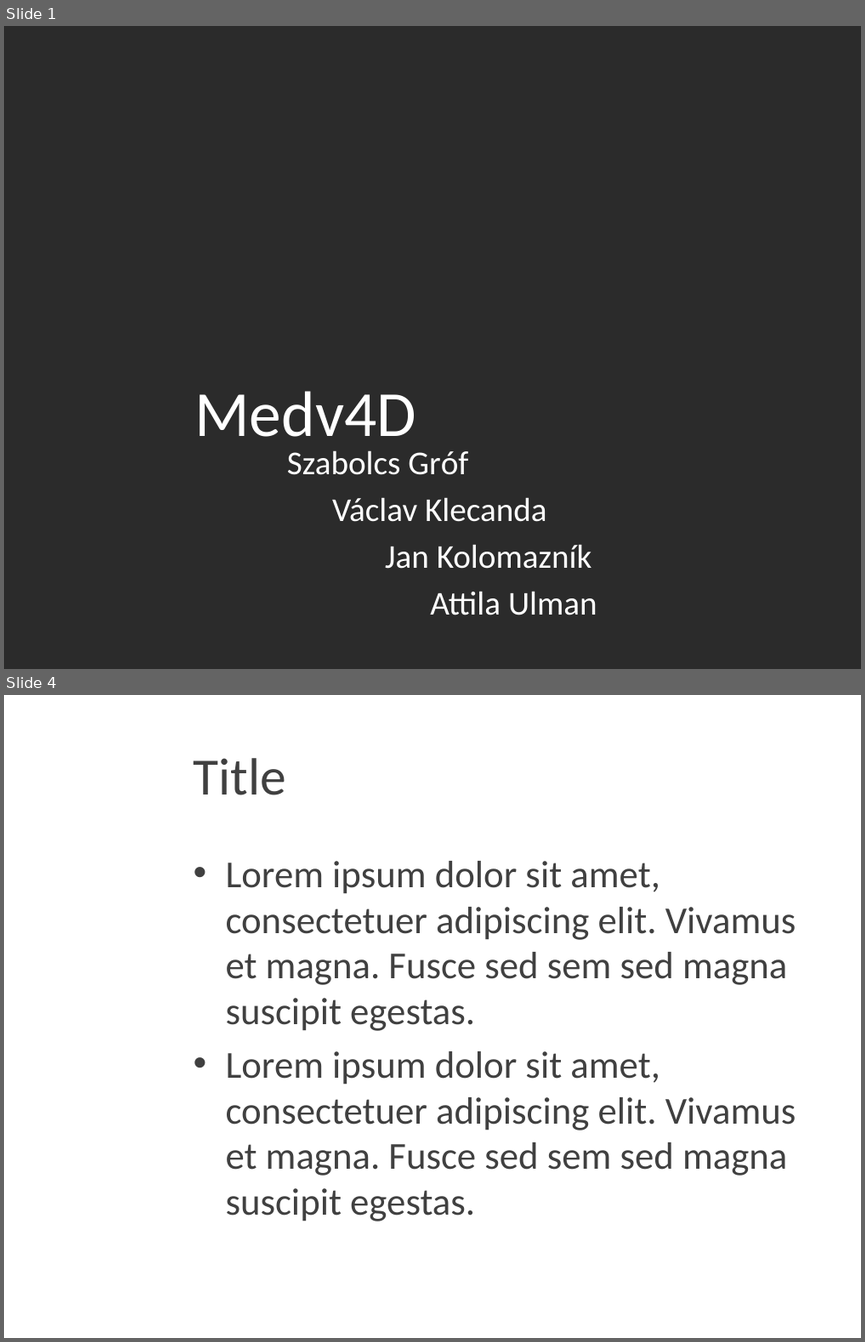
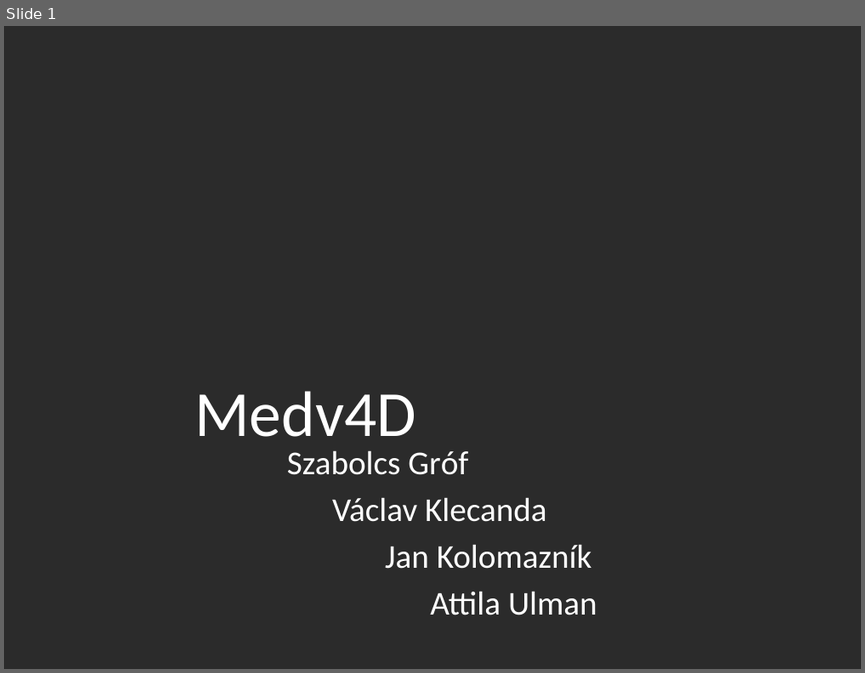
Before and after one commit to JanKolomaznik/MedV4D, a slide deck: doc/Presentation/Medv4D.pptx. Shown one above the other, each under a label of ours: slides 1 and 4 before the commit, slide 1 after it; the slides between them are not shown. The pictures are 865x1342 and 865x673 pixels, drawn with LibreOffice and Linux fonts; fonts in the diff are those of the drawing; background and template pictures are left out; a plain dark background stands for a picture behind light text. Boxes give left, top, right and bottom in pixels: in the first picture for what was removed or moved away, otherwise in the second. Text is boxed around its words. In the diff, an @@ line names an element or a change of style, - is before the commit and + after.

```diff
--- a/doc/Presentation/Medv4D.pptx
+++ b/doc/Presentation/Medv4D.pptx
@@ slide 4 removed at (4,695,861,1338), background picture (left out) @@
@@ title removed at (194,758,286,795) @@
-Title
@@ text removed at (226,861,796,1221) @@
-• Lorem ipsum dolor sit amet, consectetuer adipiscing elit. Vivamus et magna. Fusce sed sem sed magna suscipit egestas.
-• Lorem ipsum dolor sit amet, consectetuer adipiscing elit. Vivamus et magna. Fusce sed sem sed magna suscipit egestas.
```
Also in this commit, not shown: 1 slide changed, 14 slides added, 1 other slide removed.
